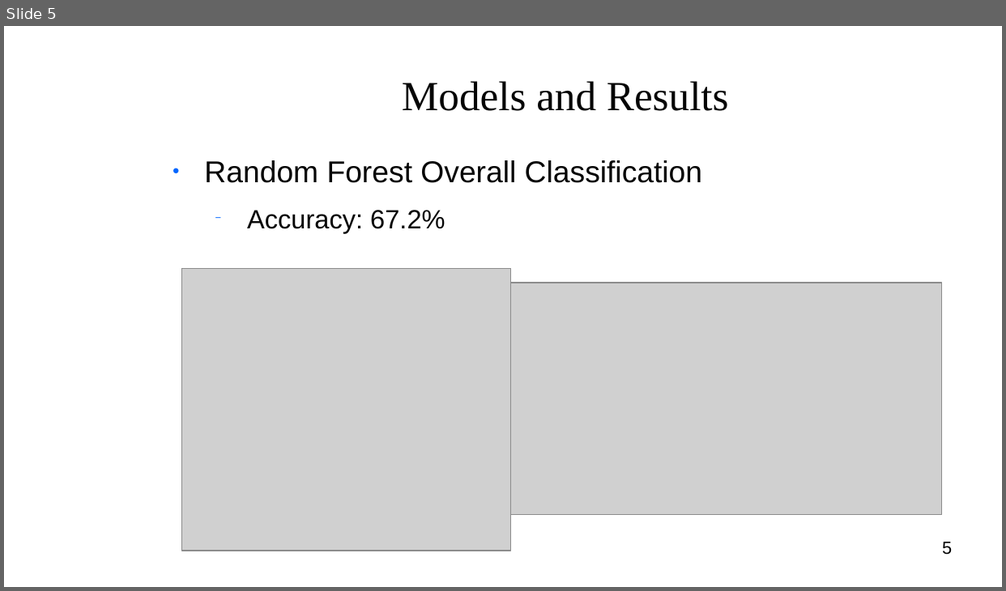
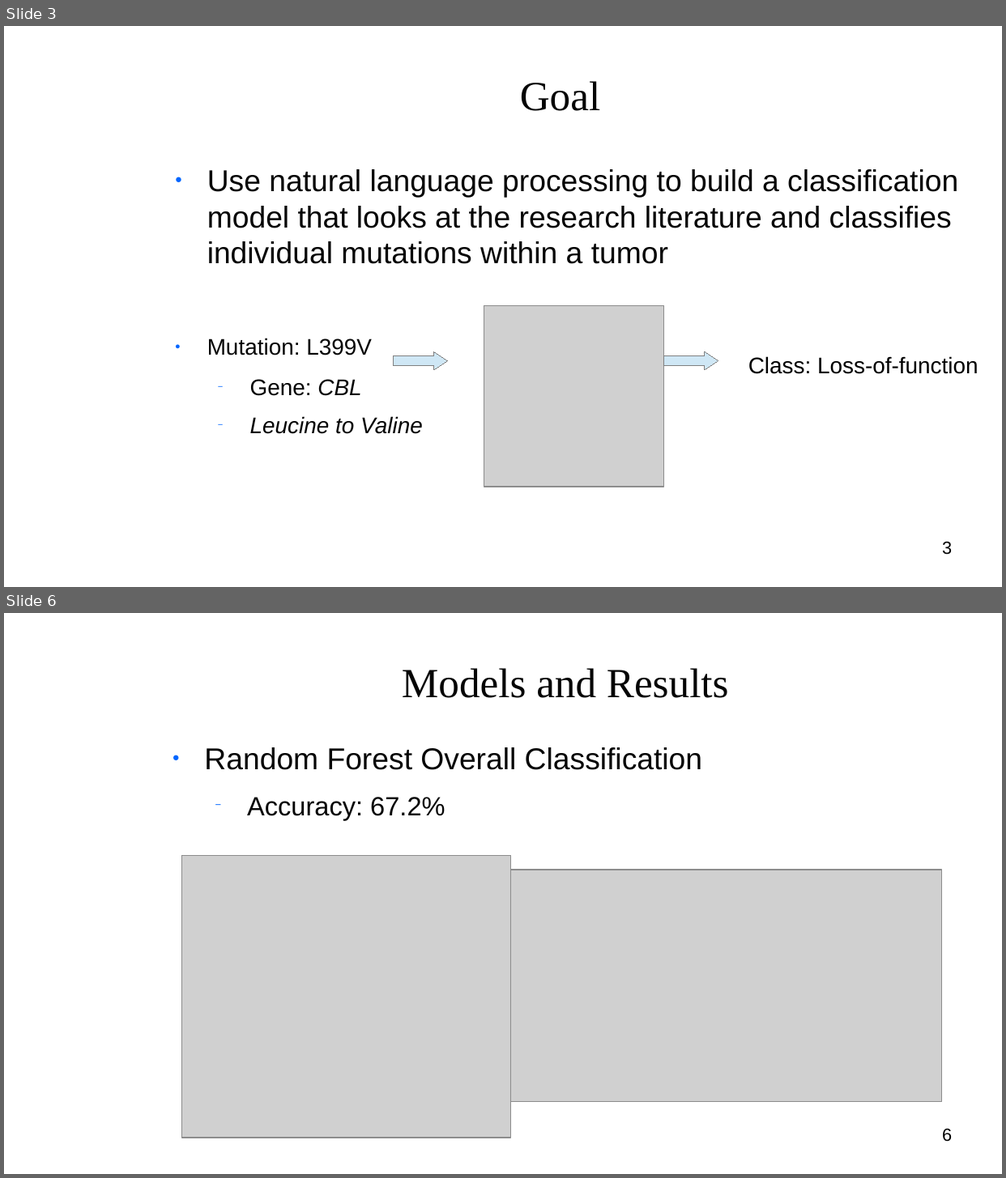
Before and after one commit to Shredder42/mutations, a slide deck: presentation.odp. Shown one above the other, each under a label of ours: slide 5 before the commit, slides 3 and 6 after it; the slides between them are not shown. The pictures are 1006x591 and 1006x1178 pixels, drawn with LibreOffice and Linux fonts; fonts in the diff are those of the drawing; grey boxes stand for pictures; background and template pictures are left out. Boxes give left, top, right and bottom in pixels: in the first picture for what was removed or moved away, otherwise in the second. Text is boxed around its words. In the diff, an @@ line names an element or a change of style, - is before the commit and + after.

```diff
--- a/presentation.odp
+++ b/presentation.odp
@@ slide 3 added at bbox=[4, 26, 1002, 587], background picture (left out) @@
@@ title added at bbox=[520, 81, 600, 111], 33 pt, text #050505 @@
+Goal
@@ text added at bbox=[207, 169, 958, 434], 24 pt, text #050505 @@
+● Use natural language processing to build a classification model that looks at the research literature and classifies individual mutations within a tumor
+● Mutation: L399V
+  − Gene: CBL
+  − Leucine to Valine
@@ picture added at bbox=[484, 305, 664, 487] @@
@@ right arrow added at bbox=[394, 352, 448, 370], fill #CFE7F5, outline #808080 0 pt @@
@@ right arrow added at bbox=[664, 352, 718, 370], fill #CFE7F5, outline #808080 0 pt @@
@@ text added at bbox=[748, 356, 978, 374], 18 pt, text #000000 @@
+Class: Loss-of-function
@@ page number added at bbox=[942, 542, 952, 555], 14 pt, text #000000 @@
+3
@@ what was slide 5 is now slide 6 @@
@@ page number at bbox=[942, 1129, 952, 1142]: text changed @@
-5
+6
```
Also in this commit, not shown: 7 slides changed, 3 other slides added, 1 other file.
